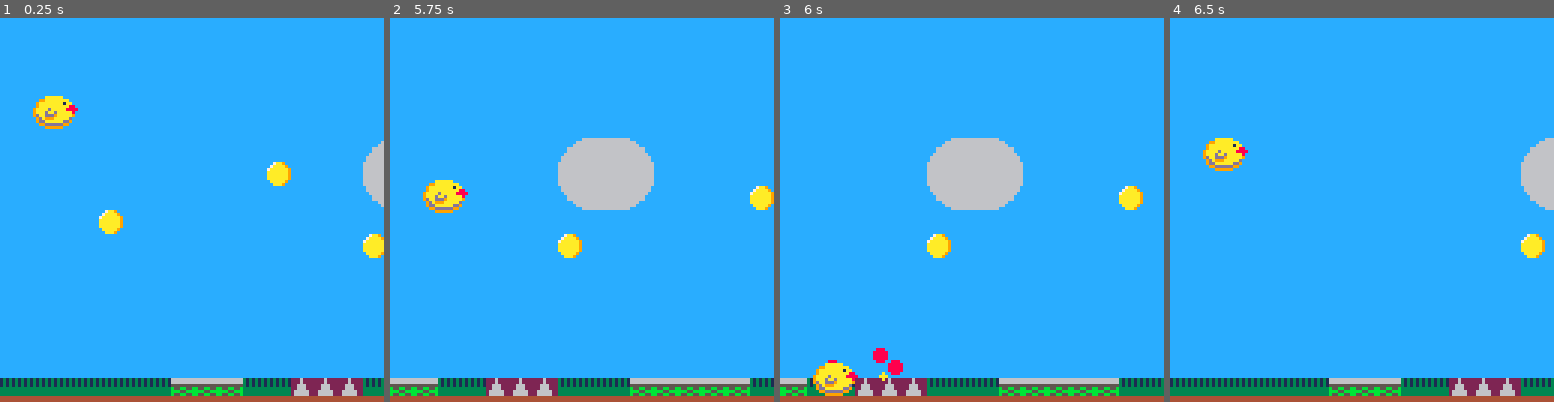
Above: before the commit, frames 1-4 (left to right).
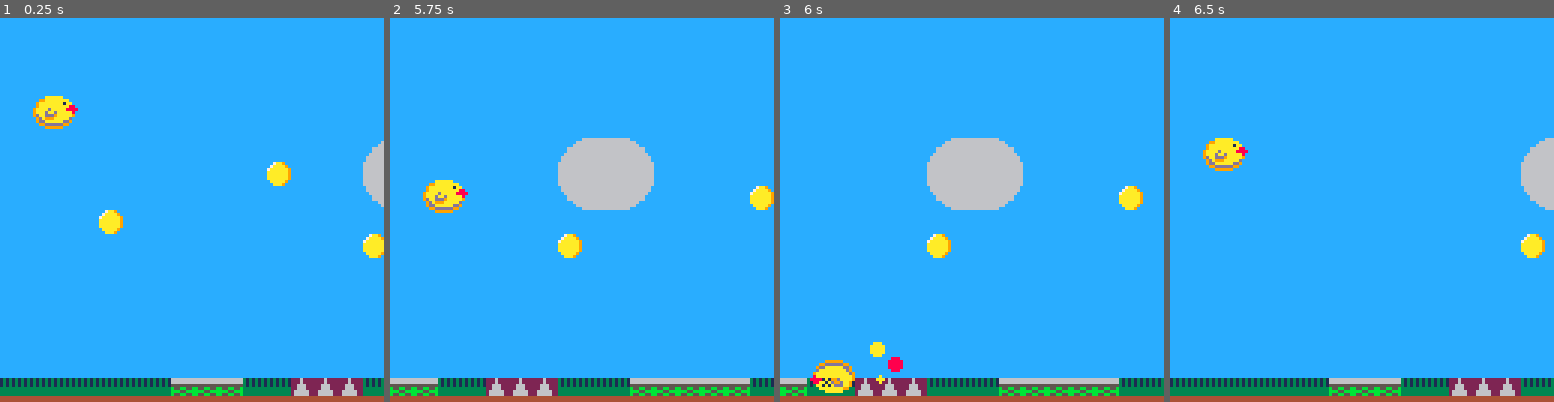
Above: after the commit, the same moments.

Repository: herrKlein/pico8-workshop
Game: PICO-8 cartridge step10-animations.p8
Two runs of this game, one before a commit and one after it. Both use one fixed random seed, a clock stepped at 60 frames per second and the inputs below.
Inputs:
- Up to frame 1 (0.25 s): no input
- Up to frame 2 (5.75 s): tap O (Z key) at 0.7, 1.7, 2.1, 2.5, 2.9, 3.3, 3.7, 4.1, 4.5, 4.9, 5.3, 5.7 s; hold Up 2.15-2.42 s; hold Up 4.73-5.03 s
- Up to frame 3 (6 s): no input
- Up to frame 4 (6.5 s): tap O (Z key) at 6.1 s

Frames 1-2 are identical in both runs. In frame 3, 0.8% of the frame differs, in the area x 7-33%, y 84-99%; in frame 4, nothing differs.

Commit message:
dead state

Diff:
--- a/step10-animations.p8
+++ b/step10-animations.p8
@@ -4,7 +4,7 @@
 
 p = {}
 m = {}
-dust={} -- add dust
+dust={}
 
 function _init()
  m = init_map()
@@ -15,11 +15,13 @@
  if not p.dead then
   update_map(m)
   update_player(p)
- else
-
- for d in all(dust) do -- add dust
-		d:update() -- add dust
-	end -- add dust
+ end
+
+ if p.dead then
+  p.spr = 5
+  for d in all(dust) do
+   d:update()
+  end
 
   if btn(4) and p.dead then
    _init()
@@ -31,12 +33,12 @@
  cls(12)
  draw_map(m)
 
- if p.dead then -- add dust
-  add_new_dust(p.x+p.w/2,p.y+p.h/2,rnd(4)-2,rnd(4)-2,25,rnd(3)+1,0.05,{7,7,7,7,7,7,6,6,6,6,6,5,5,9,9,10,10,10,10,10,8,8,8,8}) -- add dust
-  for d in all(dust) do -- add dust
-   d:draw() -- add dust
- 	end -- add dust
- end -- add dust
+ if p.dead then
+  add_new_dust(p.x+p.w/2,p.y+p.h/2,rnd(4)-2,rnd(4)-2,25,rnd(3)+1,0.05,{7,7,7,7,7,7,6,6,6,6,6,5,5,9,9,10,10,10,10,10,8,8,8,8})
+  for d in all(dust) do
+   d:draw()
+ 	end
+ end
 
  draw_player(p)
 end
@@ -166,18 +168,18 @@
 __gfx__
 00000000000000000000000000000000000000000000000000000000000000000000000000000000000000000000000000000000000000000000000000000000
 00000000000000000000000000000000000000000000000000000000000000000000000000000000000000000000000000000000000000000000000000000000
-00000000000000000000000000000000000000000000000000000000000000000000000000000000000000000000000000000000000000000000000000000000
-0000000000000aaaaaa0000000000000000000000000000000000000000000000000000000000000000000000000000000000000000000000000000000000000
-0000000000099aaaaaaaa00000000000000000000000000000000000000000000000000000000000000000000000000000000000000000000000000000000000
-00000000009aaaaaaaa1aa0000000000000000000000000000000000000000000000000000000000000000000000000000000000000000000000000000000000
-00000000009aaaaaaaaaa88000000000000000000000000000000000000000000000000000000000000000000000000000000000000000000000000000000000
-0000000009aaaadaaaaa888800000000000000000000000000000000000000000000000000000000000000000000000000000000000000000000000000000000
-0000000009aaadaadaaaaa8000000000000000000000000000000000000000000000000000000000000000000000000000000000000000000000000000000000
-0000000009daaddd9aaaaa9000000000000000000000000000000000000000000000000000000000000000000000000000000000000000000000000000000000
-00000000009da999aaaaad0000000000000000000000000000000000000000000000000000000000000000000000000000000000000000000000000000000000
-00000000009ddaaaaaadd90000000000000000000000000000000000000000000000000000000000000000000000000000000000000000000000000000000000
-0000000000099dddddd9900000000000000000000000000000000000000000000000000000000000000000000000000000000000000000000000000000000000
-00000000000009999990000000000000000000000000000000000000000000000000000000000000000000000000000000000000000000000000000000000000
+00000000000000000000000000000000000000000000099999900000000000000000000000000000000000000000000000000000000000000000000000000000
+0000000000000aaaaaa0000000000aaaaaa0000000099dddddd99000000000000000000000000000000000000000000000000000000000000000000000000000
+0000000000099aaaaaaaa00000099aaaaaaaa000009ddaaaaaadd900000000000000000000000000000000000000000000000000000000000000000000000000
+00000000009aaaaaaaa1aa00009aadddaaa1aa0000daaaaaaaaad900000000000000000000000000000000000000000000000000000000000000000000000000
+00000000009aaaaaaaaaa880009aad99daaaa88009aaaaaaaaaaad90000000000000000000000000000000000000000000000000000000000000000000000000
+0000000009aaaadaaaaa888809aaaad99aaa888808aaaaaaaaaaaa90000000000000000000000000000000000000000000000000000000000000000000000000
+0000000009aaadaadaaaaa8009aaaaaaaaaaaa8088881a199daaaa90000000000000000000000000000000000000000000000000000000000000000000000000
+0000000009daaddd9aaaaa9009daaaaaaaaaaa90088aa1ad99daa900000000000000000000000000000000000000000000000000000000000000000000000000
+00000000009da999aaaaad00009daaaaaaaaad0000aa1a1adddaa900000000000000000000000000000000000000000000000000000000000000000000000000
+00000000009ddaaaaaadd900009ddaaaaaadd900000aaaaaaaa99000000000000000000000000000000000000000000000000000000000000000000000000000
+0000000000099dddddd9900000099dddddd9900000000aaaaaa00000000000000000000000000000000000000000000000000000000000000000000000000000
+00000000000009999990000000000999999000000000000000000000000000000000000000000000000000000000000000000000000000000000000000000000
 00000000000000000000000000000000000000000000000000000000000000000000000000000000000000000000000000000000000000000000000000000000
 00000000000000000000000000000000000000000000000000000000000000000000000000000000000000000000000000000000000000000000000000000000
 00000000000000000000000000000000000000000000000000000000000000000000000000000000000000000000000000000000000000000000000000000000
